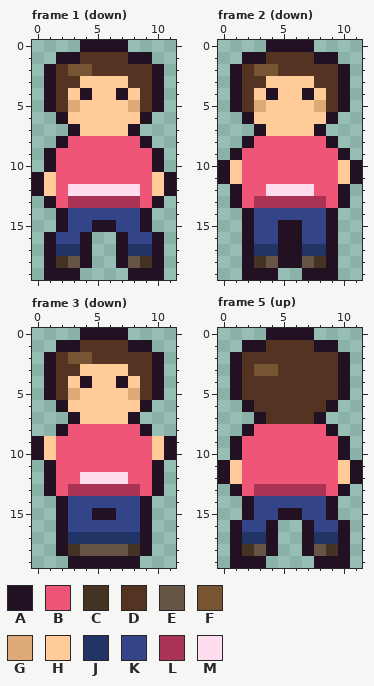
Pixel-art file -- games/picomon/art/hero.aseprite. The picture above is the old version.
12x20 pixels, 12 frames. Shown: frame 1 (down), frame 2 (down), frame 3 (down), frame 5 (up). The commit also changed other frames, which this record leaves out.
Visible layers, top first: "outline", "shade", "fill".
Palette (. is transparent): A #221122  B #ee5577  C #443322  D #553322  E #665544  F #775533  G #ddaa77  H #ffcc99  J #223366  K #334488  L #aa3355  M #ffddee
Pixels before, frame 1 (down), first column x 0:
 0 ....AAAA....
 1 ..AADDDDAA..
 2 .ADFFDDDDDA.
 3 .ADDHHHHDDA.
 4 .ADHAHHAHDA.
 5 .ADGHHHHGDA.
 6 ..AHHHHHHA..
 7 ...AHHHHA...
 8 ..ABBBBBBA..
 9 .ABBBBBBBBA.
10 .ABBBBBBBBA.
11 AHBBBBBBBBHA
12 AHBMMMMMMBHA
13 .ABLLLLLLBA.
14 ..AKKKKKKA..
15 ..AKKAAKKA..
16 .AKKA..AKKA.
17 .AJJA..AJJA.
18 .ACEA..AECA.
19 .AAA....AAA.
Pixels before, frame 2 (down), first column x 0:
 0 ....AAAA....
 1 ..AADDDDAA..
 2 .ADFFDDDDDA.
 3 .ADDHHHHDDA.
 4 .ADHAHHAHDA.
 5 .ADGHHHHGDA.
 6 ..AHHHHHHA..
 7 ...AHHHHA...
 8 ..ABBBBBBA..
 9 .ABBBBBBBBA.
10 AHBBBBBBBBHA
11 AHBBBBBBBBHA
12 .ABBMMMMBBA.
13 .ABLLLLLLBA.
14 ..AKKKKKKA..
15 ..AKKAAKKA..
16 ..AKKAAKKA..
17 ..AJJAAJJA..
18 ..ACEAAECA..
19 ..AAA..AAA..
Pixels before, frame 3 (down), first column x 0:
 0 ....AAAA....
 1 ..AADDDDAA..
 2 .ADFFDDDDDA.
 3 .ADDHHHHDDA.
 4 .ADHAHHAHDA.
 5 .ADGHHHHGDA.
 6 ..AHHHHHHA..
 7 ...AHHHHA...
 8 ..ABBBBBBA..
 9 AHBBBBBBBBHA
10 AHBBBBBBBBHA
11 .ABBBBBBBBA.
12 .ABBMMMMBBA.
13 .ABLLLLLLBA.
14 ..AKKKKKKA..
15 ..AKKAAKKA..
16 ..AKKKKKKA..
17 ..AJJJJJJA..
18 ..ACEEEECA..
19 ...AAAAAA...
Pixels before, frame 5 (up), first column x 0:
 0 ....AAAA....
 1 ..AADDDDAA..
 2 .ADDDDDDDDA.
 3 .ADFFDDDDDA.
 4 .ADDDDDDDDA.
 5 .ADDDDDDDDA.
 6 ..ADDDDDDA..
 7 ...ADDDDA...
 8 ..ABBBBBBA..
 9 .ABBBBBBBBA.
10 .ABBBBBBBBA.
11 AHBBBBBBBBHA
12 AHBBBBBBBBHA
13 .ABLLLLLLBA.
14 ..AKKKKKKA..
15 ..AKKAAKKA..
16 .AKKA..AKKA.
17 .AJJA..AJJA.
18 .ACEA..AECA.
19 .AAA....AAA.
After the commit:
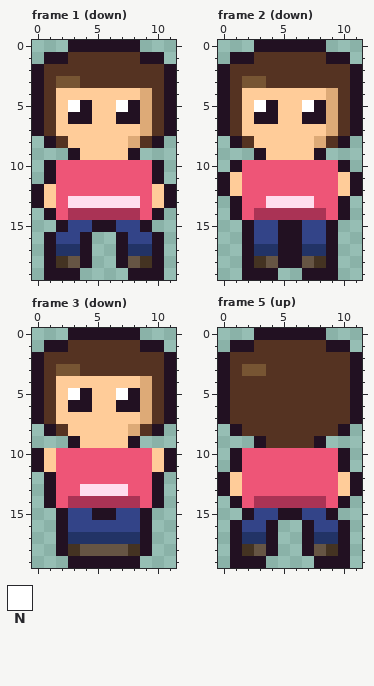
Colours new in this view: N #ffffff
Change:
Changed rows in their new state; - is an unchanged pixel.
Frame 1 (down), layers "outline", "shade", "fill":
first column x 0:
 0 ---A----A---
 1 -A-D----D-A-
 2 AD-DD-----DA
 3 ADFFDDDD--DA
 4 ADH-H--H-GDA
 5 ADHNA--NAGDA
 6 ADHAA--AAGDA
 7 ADHH----HGDA
 8 -ADHHHHHGDA-
 9 -..AHHHHA..-
11 .A--------A.
12 ---BBBBBB---
13 AH-MMMMMM-HA
14 -ABLLLLLLBA-
Frame 2 (down), layers "outline", "shade", "fill":
first column x 0:
 0 ---A----A---
 1 -A-D----D-A-
 2 AD-DD-----DA
 3 ADFFDDDD--DA
 4 ADH-H--H-GDA
 5 ADHNA--NAGDA
 6 ADHAA--AAGDA
 7 ADHH----HGDA
 8 -ADHHHHHGDA-
 9 -..AHHHHA..-
10 .A--------A.
12 AH--BBBB--HA
13 ---BMMMMB---
14 -ABLLLLLLBA-
Frame 3 (down), layers "outline", "shade", "fill":
first column x 0:
 0 ---A----A---
 1 -A-D----D-A-
 2 AD-DD-----DA
 3 ADFFDDDD--DA
 4 ADH-H--H-GDA
 5 ADHNA--NAGDA
 6 ADHAA--AAGDA
 7 ADHH----HGDA
 8 -ADHHHHHGDA-
 9 ...AHHHHA...
11 AH--------HA
12 ----BBBB----
13 ---BMMMMB---
14 -ABLLLLLLBA-
Frame 5 (up), layers "outline", "shade", "fill":
first column x 0:
 0 ---A----A---
 1 -A-D----D-A-
 2 AD--------DA
 3 ADF-D-----DA
 4 AD--------DA
 5 AD--------DA
 6 ADD------DDA
 7 ADDD----DDDA
 8 -ADDDDDDDDA-
 9 -..ADDDDA..-
11 .A--------A.
13 AH-BBBBBB-HA
14 -ABLLLLLLBA-
